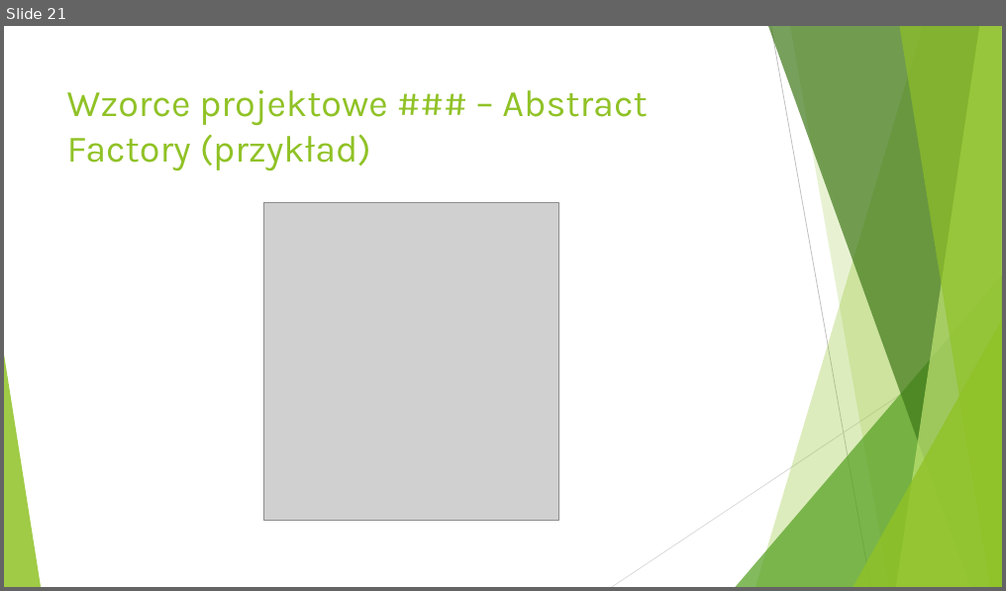
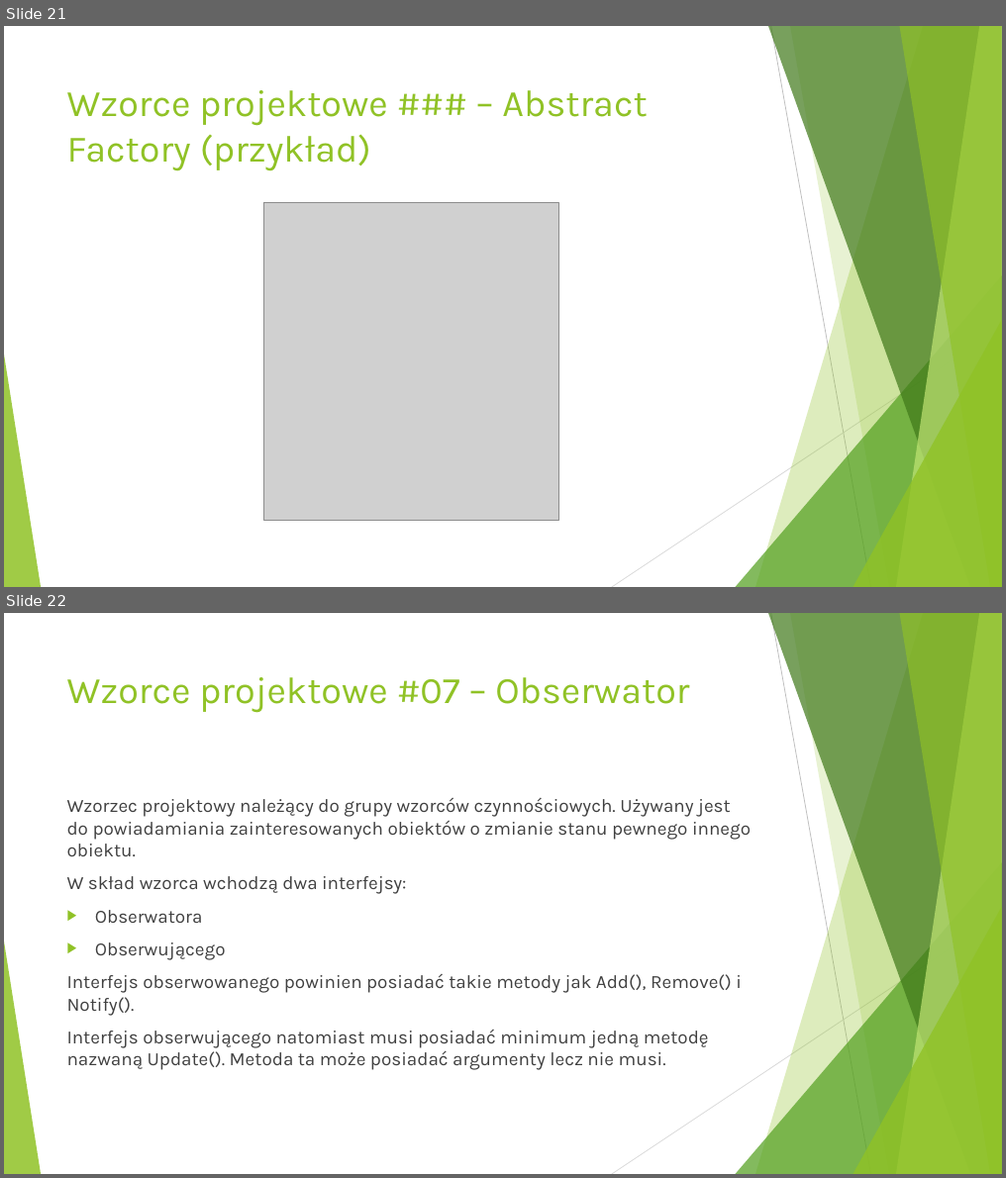
Before and after one commit to adasko86/wzorce, a slide deck: Wzorce Projektowe.pptx. Shown one above the other, each under a label of ours: slide 21 before the commit, slides 21 and 22 after it. The pictures are 1006x591 and 1006x1178 pixels, drawn with LibreOffice and Linux fonts; fonts in the diff are those of the drawing; grey boxes stand for pictures. Boxes give left, top, right and bottom in pixels: in the first picture for what was removed or moved away, otherwise in the second. Text is boxed around its words. In the diff, an @@ line names an element or a change of style, - is before the commit and + after.

Commit message:
Dodano wzorzec Obserwator

```diff
--- a/Wzorce Projektowe.pptx
+++ b/Wzorce Projektowe.pptx
@@ slide 22 added at <box>4,613,1002,1174</box>, background #FFFFFF; not listed: 10 template elements that a slide beside it also shows @@
@@ title added at <box>67,677,689,713</box>, 36 pt, text #90C226 @@
+Wzorce projektowe #07 – Obserwator
@@ text added at <box>67,798,750,1070</box>, 18 pt, text #404040 @@
+Wzorzec projektowy należący do grupy wzorców czynnościowych. Używany jest do powiadamiania zainteresowanych obiektów o zmianie stanu pewnego innego obiektu.
+W skład wzorca wchodzą dwa interfejsy:
+▶ Obserwatora
+▶ Obserwującego
+Interfejs obserwowanego powinien posiadać takie metody jak Add(), Remove() i Notify().
+Interfejs obserwującego natomiast musi posiadać minimum jedną metodę nazwaną Update(). Metoda ta może posiadać argumenty lecz nie musi.
```
Also in this commit, not shown: 1 other slide added, 33 other files.
